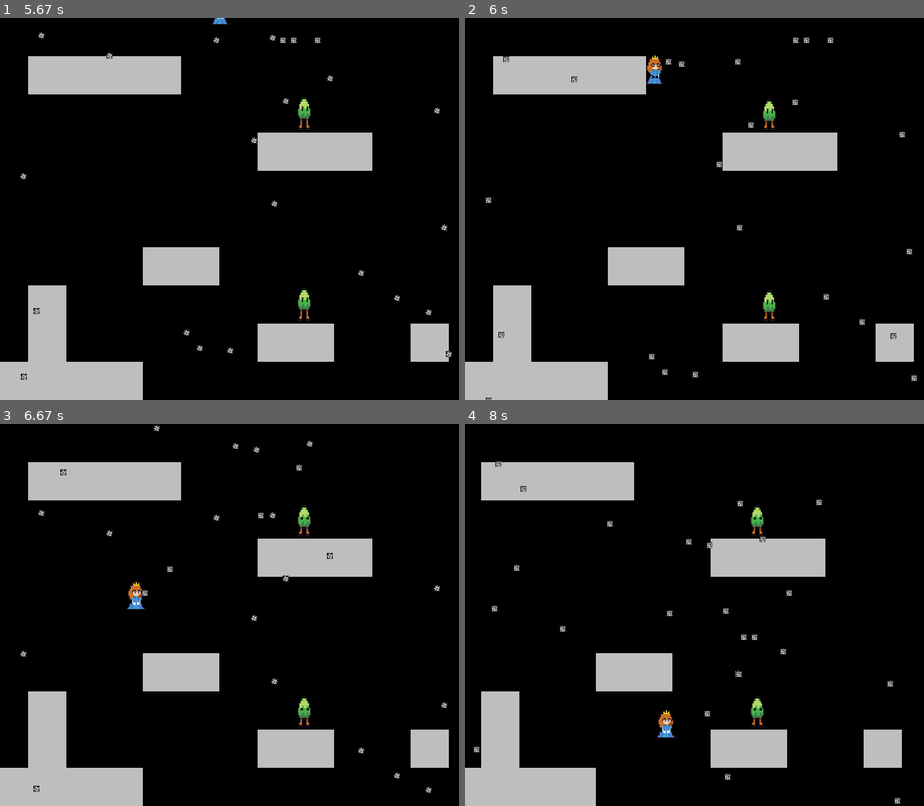
Above: before the commit, frames 1-4 (two rows, left to right).
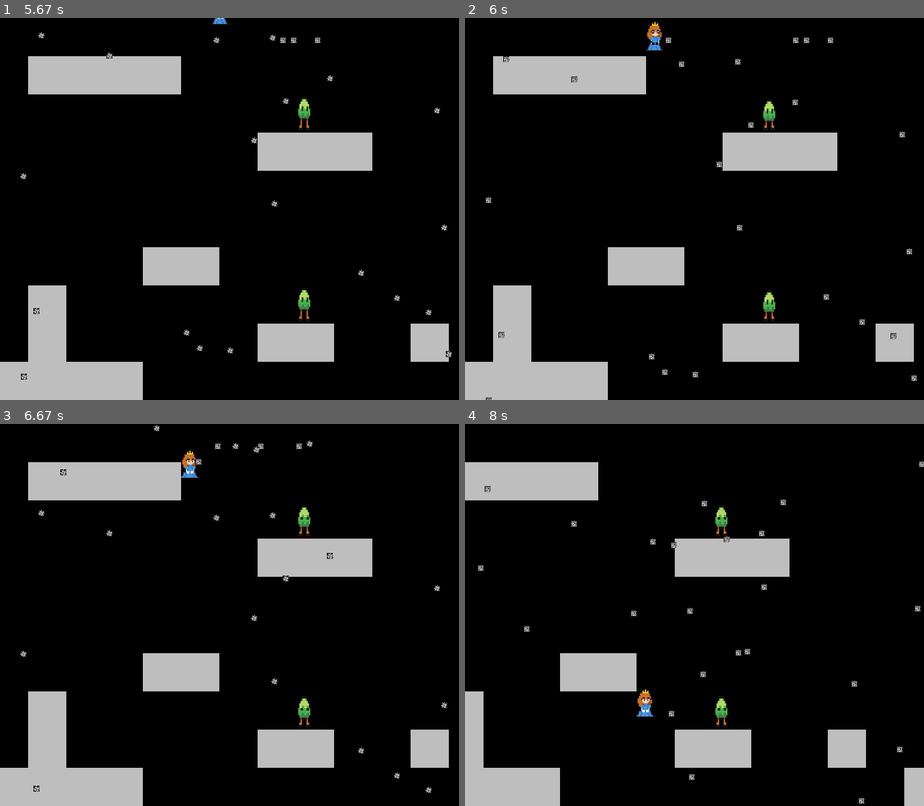
Above: after the commit, the same moments.

Repository: msaelices/pygames-experiments
Game: pygame game, started from frozen-platformer/main.py
Same seed, same stepped clock (60 frames per second), same inputs: the game is played once before the commit and once after it.
Inputs:
- Up to frame 1 (5.67 s): hold Right 0.33-0.8 s; hold Up 0.83-1.13 s; tap Space at 0.9, 1.23, 1.53, 1.73, 2.03, 2.3, 2.6, 2.73, 3.13, 3.43, 3.8, 4.1, 4.3, 4.6, 4.8, 5.13, 5.43, 5.63 s; hold Right 1.17-1.63 s; hold Left 1.67-2.2 s; hold Left 2.23-2.63 s; hold Up 2.67-3.03 s; hold Right 3.07-3.7 s; hold Left 3.73-4.2 s; hold Right 4.23-4.7 s; hold Up 4.73-5.03 s; hold Right 5.07-5.53 s; hold Left from 5.57 s (still down)
- Up to frame 2 (6 s): keep holding Left; tap Space at 5.93 s
- Up to frame 3 (6.67 s): release Left at 6.1 s; hold Left 6.13-6.53 s; tap Space at 6.2, 6.5, 6.63 s; hold Up from 6.57 s (still down)
- Up to frame 4 (8 s): release Up at 6.93 s; hold Right 6.97-7.6 s; tap Space at 7.03, 7.33, 7.7 s; hold Left from 7.63 s (still down)

Frame 1 is identical in both runs. In frame 2, 0.4% of the frame differs, in the area x 39-45%, y 0-18%; in frame 3, 0.5%; in frame 4, 12%, in the area x 0-100%, y 9-100%.

Commit message:
Better collision detection when jumping with low ceilings

Diff:
--- a/frozen-platformer/config.py
+++ b/frozen-platformer/config.py
@@ -7,4 +7,4 @@
 SCREEN_HEIGHT = TILE_SIZE * 10
 SPEED = 5
 JUMP_SPEED = 30
-OVERLAP_THRESHOLD = 10
+OVERLAP_THRESHOLD = 40
